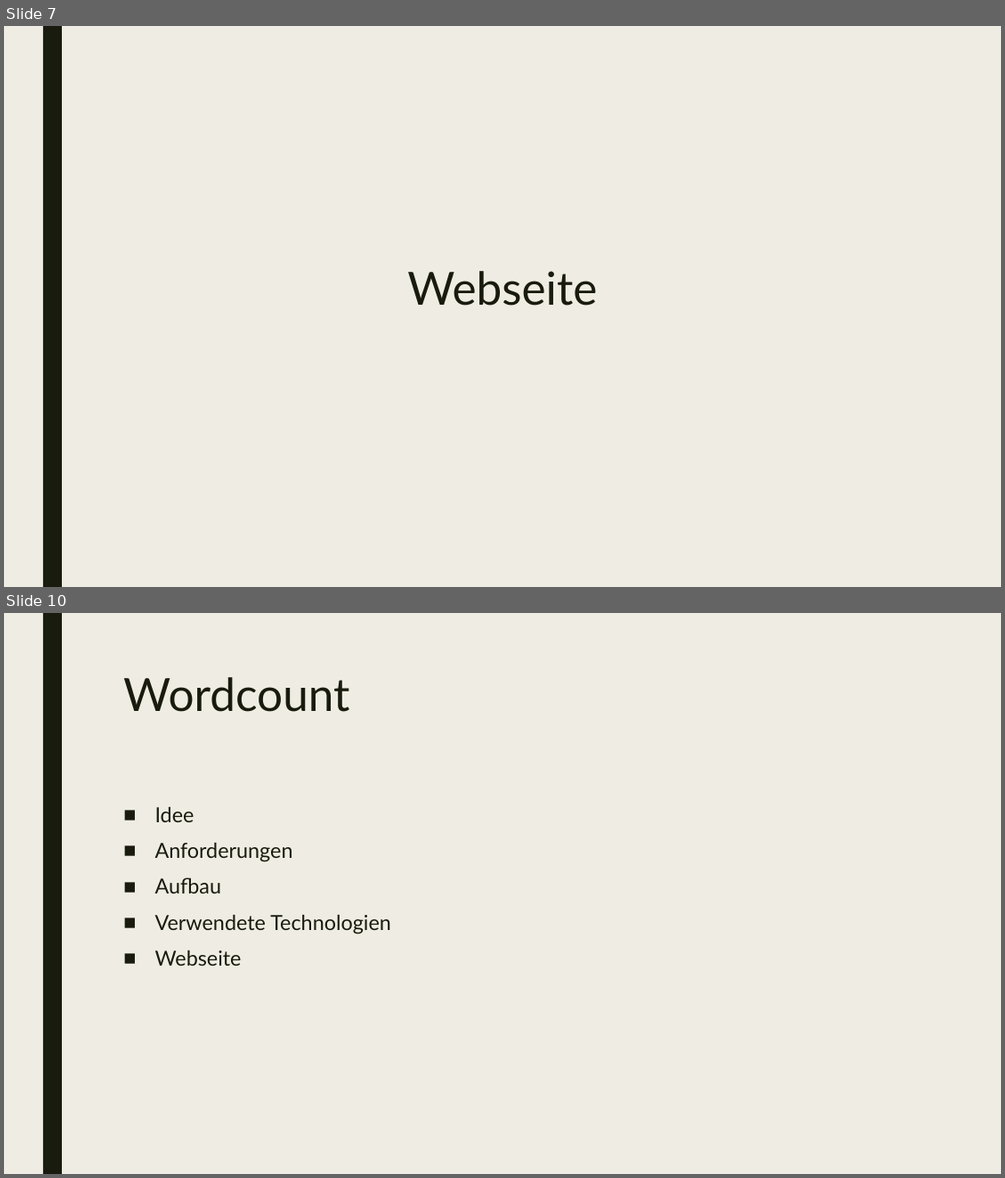
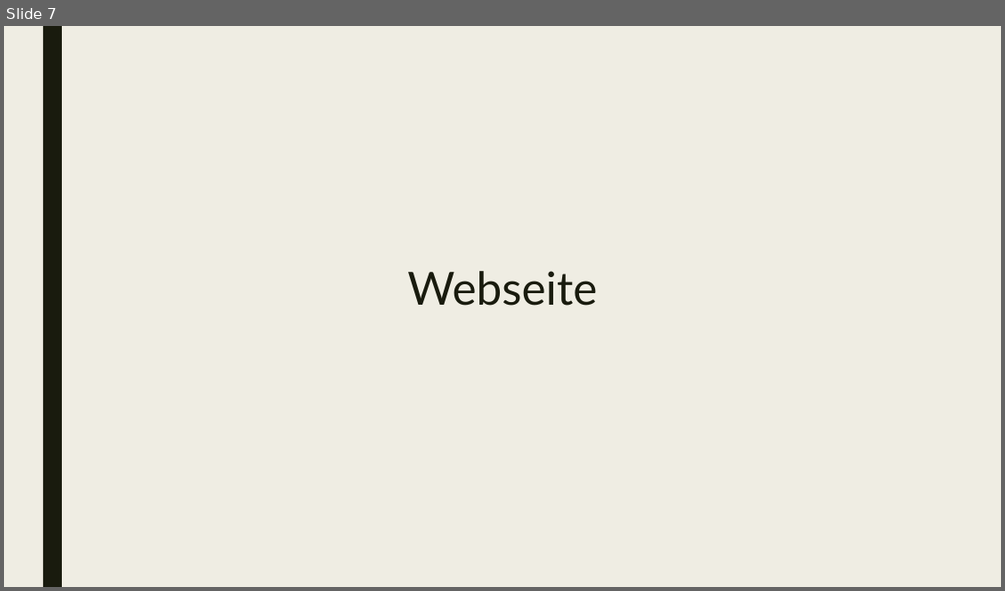
Before and after one commit to philippthuemler/WebEngineering_WordCounter, a slide deck: presentation_WordCounter.pptx. Shown one above the other, each under a label of ours: slides 7 and 10 before the commit, slide 7 after it; the slides between them are not shown. The pictures are 1005x1178 and 1005x591 pixels, drawn with LibreOffice and Linux fonts; fonts in the diff are those of the drawing. Boxes give left, top, right and bottom in pixels: in the first picture for what was removed or moved away, otherwise in the second. Text is boxed around its words. In the diff, an @@ line names an element or a change of style, - is before the commit and + after.

```diff
--- a/presentation_WordCounter.pptx
+++ b/presentation_WordCounter.pptx
@@ slide 10 removed at [4,613,1001,1174], background #EFEDE3; not listed: 1 template element that a slide beside it also shows @@
@@ text removed at [123,677,349,712] @@
-Wordcount
@@ text removed at [155,806,391,965] @@
-■ Idee
-■ Anforderungen
-■ Aufbau
-■ Verwendete Technologien
-■ Webseite
```
Also in this commit, not shown: 4 slides added, 3 other slides removed, 1 other file.
